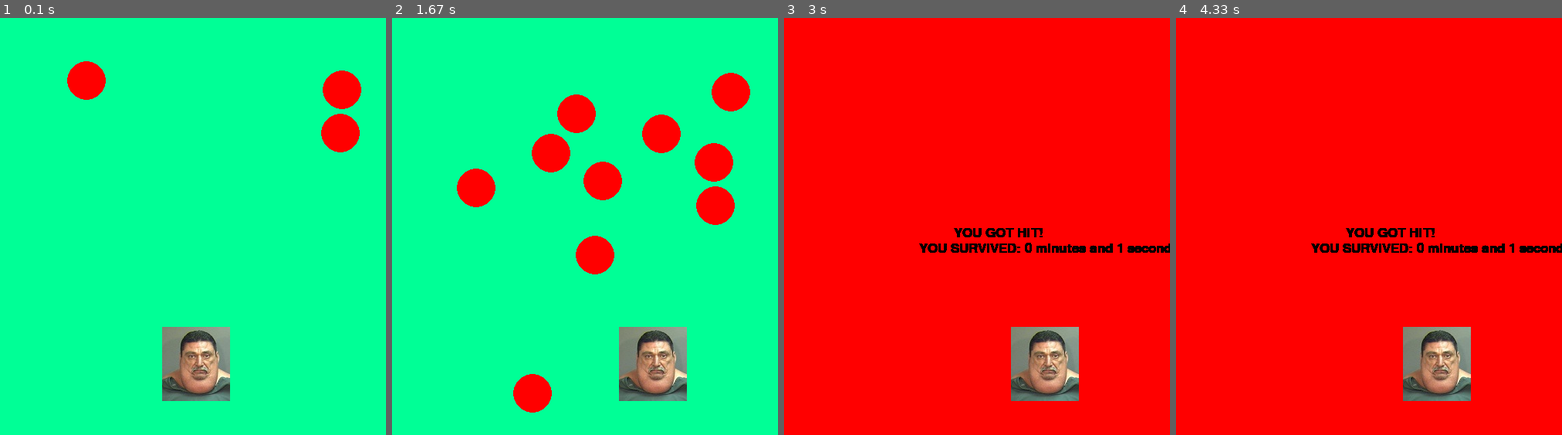
Above: before the commit, frames 1-4 (left to right).
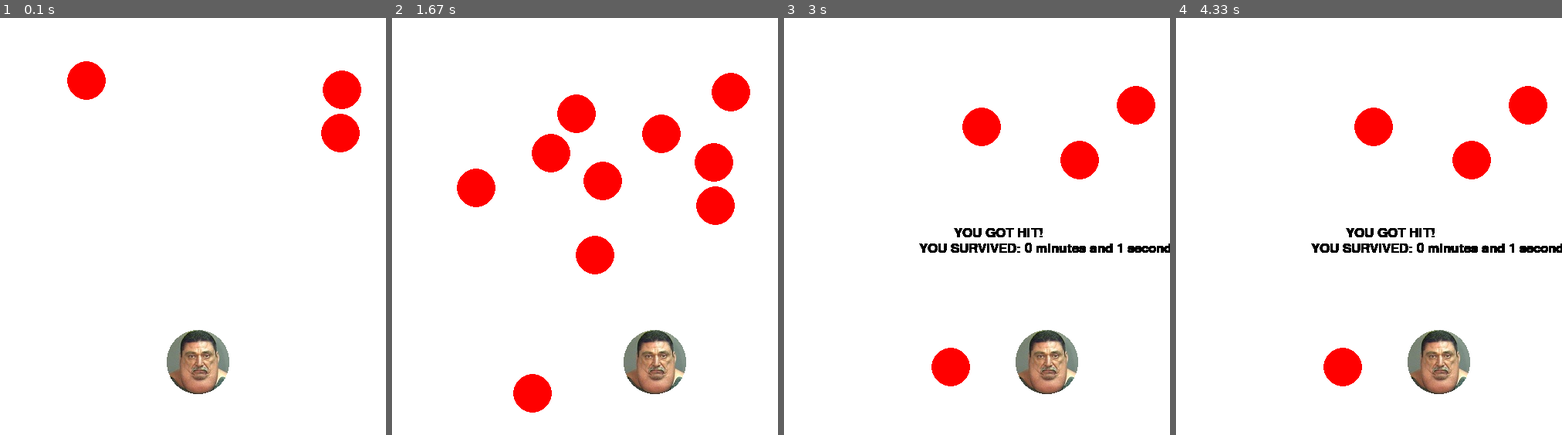
Above: after the commit, the same moments.

Repository: Ajay-Mohanraj/Evader
Game: pygame game, started from testing123.py
Two runs of this game, one before a commit and one after it. Both use one fixed random seed, a clock stepped at 60 frames per second and the inputs below.
Inputs:
- Up to frame 1 (0.1 s): no input
- Up to frame 2 (1.67 s): hold Right 0.33-0.8 s; hold Up 0.83-1.13 s; hold Right 1.17-1.63 s
- Up to frame 3 (3 s): hold Down 2.23-2.53 s; hold Left 2.57-2.97 s
- Up to frame 4 (4.33 s): no input

The runs differ from the first frame. In frame 1, 96% of the frame differs, in the area x 0-100%, y 0-100%; in frame 2, 91%; in frame 3, 94%; in frame 4, 94%.

Commit message:
Merge remote-tracking branch 'origin/master'
# Conflicts:
#	EggRoulette.py

Diff:
--- a/testing123.py
+++ b/testing123.py
@@ -3,6 +3,8 @@
 
 win_width = 500
 win_height = 540
+
+ohya_radius = 43.5
 
 pygame.init()
 win = pygame.display.set_mode((win_width, win_height))
@@ -28,15 +30,14 @@
 
 class Player(object):
 
-    def __init__(self, x, y, width, height, velocity=2, image="ohya.jpg"):
+    def __init__(self, x, y, radius, velocity=2, image="ohya-1.png"):
 
         self.isJump = False
         self.jumpCount = 10
         self.x = x
         self.y = y
         self.vel = velocity
-        self.w = width
-        self.h = height
+        self.r = radius
         self.player = pygame.image.load(image)
 
     def work(self):
@@ -47,13 +48,13 @@
 
                 self.x -= self.vel
 
-            if keys[pygame.K_RIGHT] and self.x < win_width - self.w - self.vel:
+            if keys[pygame.K_RIGHT] and self.x < win_width - self.r - self.vel:
                 self.x += self.vel
 
             if keys[pygame.K_UP] and self.y > win_height - self.vel:
                 self.y -= self.vel
 
-            if keys[pygame.K_DOWN] and self.y < win_height - self.h - self.vel:
+            if keys[pygame.K_DOWN] and self.y < win_height - self.r - self.vel:
                 self.y += self.vel
 
 
@@ -104,7 +105,7 @@
 run = True
 
 timer = Timer(frame_count, frame_rate)
-player1 = Player(x, y, width, height, vel, "ohya.jpg")
+player1 = Player(x, y, ohya_radius, vel, "ohya-1.png")
 
 while run:
     clock.tick(frame_rate)
@@ -124,7 +125,7 @@
             ball = make_ball()
             ball_list.append(ball)
 
-    win.fill((0, 255, 150))
+    win.fill((255, 255, 255))
 
     for ball in ball_list:
 
@@ -142,7 +143,7 @@
     for ball in ball_list:
 
         if ((player1.x - 44) <= ball.x - 12.5 <= (player1.x + 44) or (player1.x - 44) <= ball.x + 12.5 <= (player1.x + 44)) and ((player1.y - 48) <= ball.y - 12.5 <= (player1.y + 48) or (player1.y - 48) <= ball.y + 12.5 <= (player1.y + 48)):
-            win.fill((255, 0, 0))
+            win.fill((255, 255, 255))
             run = False
 
         else:
